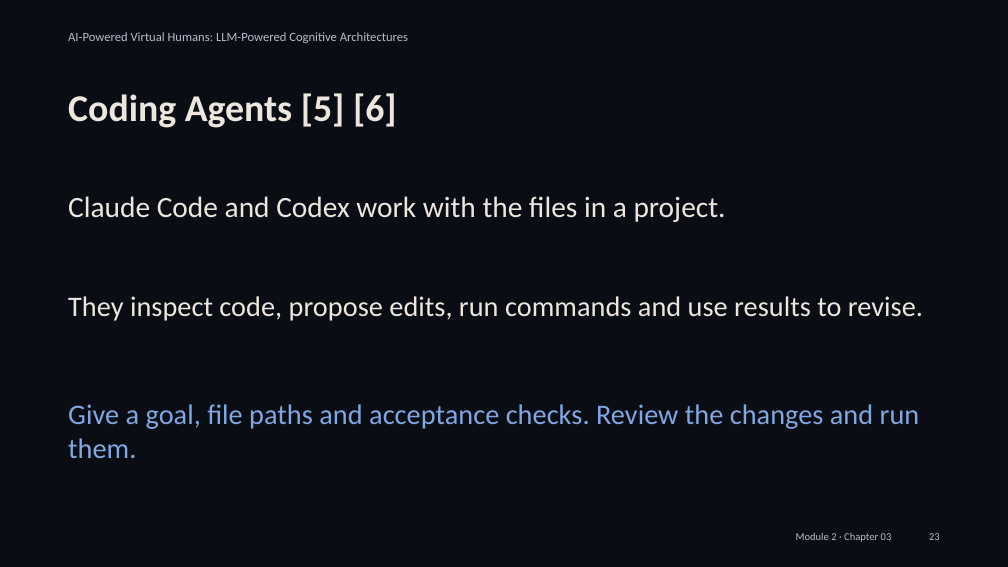
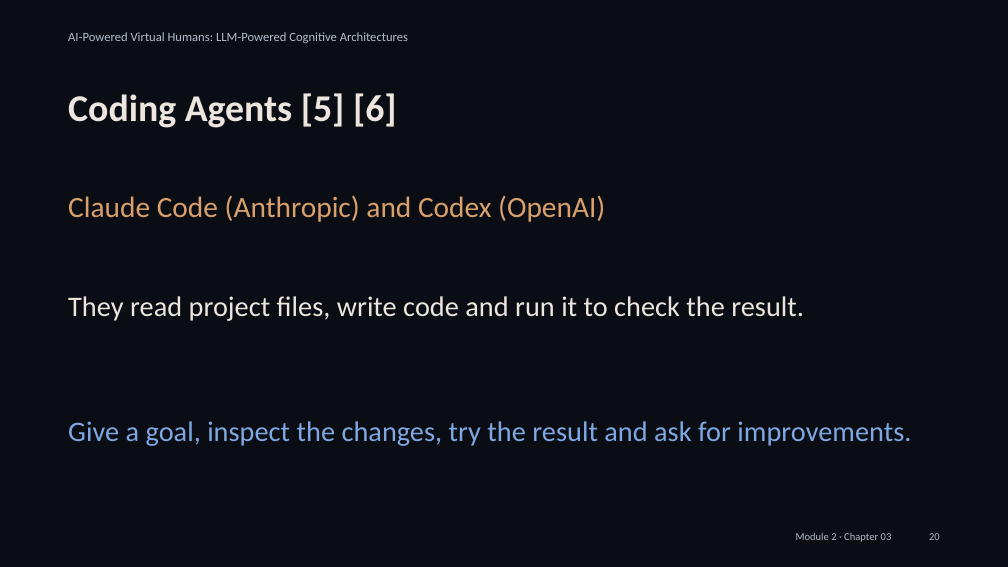
Before and after one commit to alessandropec/virtual-humans-cognitive-architectures, a slide deck: slide 20 of virtual_human_course/Module_2/Chapter_03/Slides/Module_2_Chapter_03_Integration_with_the_Virtual_Human.pptx (slide 23 before the commit). Drawn at 1008x567 pixels with LibreOffice and Linux fonts; fonts in the diff are those of the drawing. Boxes give left, top, right and bottom in pixels: in the first picture for what was removed or moved away, otherwise in the second. Text is boxed around its words. In the diff, an @@ line names an element or a change of style, - is before the commit and + after.

```diff
--- a/virtual_human_course/Module_2/Chapter_03/Slides/Module_2_Chapter_03_Integration_with_the_Virtual_Human.pptx
+++ b/virtual_human_course/Module_2/Chapter_03/Slides/Module_2_Chapter_03_Integration_with_the_Virtual_Human.pptx
@@ text at [68,195,605,222]: text changed; text colour #ECE6DE to #D9A06B @@
-Claude Code and Codex work with the files in a project.
+Claude Code (Anthropic) and Codex (OpenAI)
@@ text at [68,296,804,321]: text changed @@
-They inspect code, propose edits, run commands and use results to revise.
+They read project files, write code and run it to check the result.
@@ text at [68,421,911,446]: text changed @@
-Give a goal, file paths and acceptance checks. Review the changes and run them.
+Give a goal, inspect the changes, try the result and ask for improvements.
```
Also in this commit, not shown: 6 other slides changed, 9 slides added, 8 slides removed, 3 other files.
